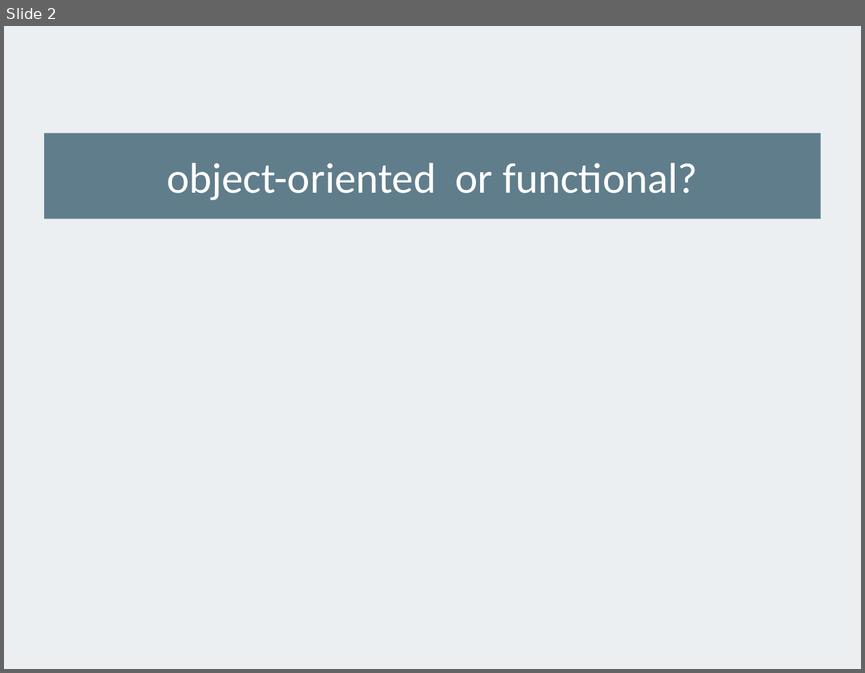
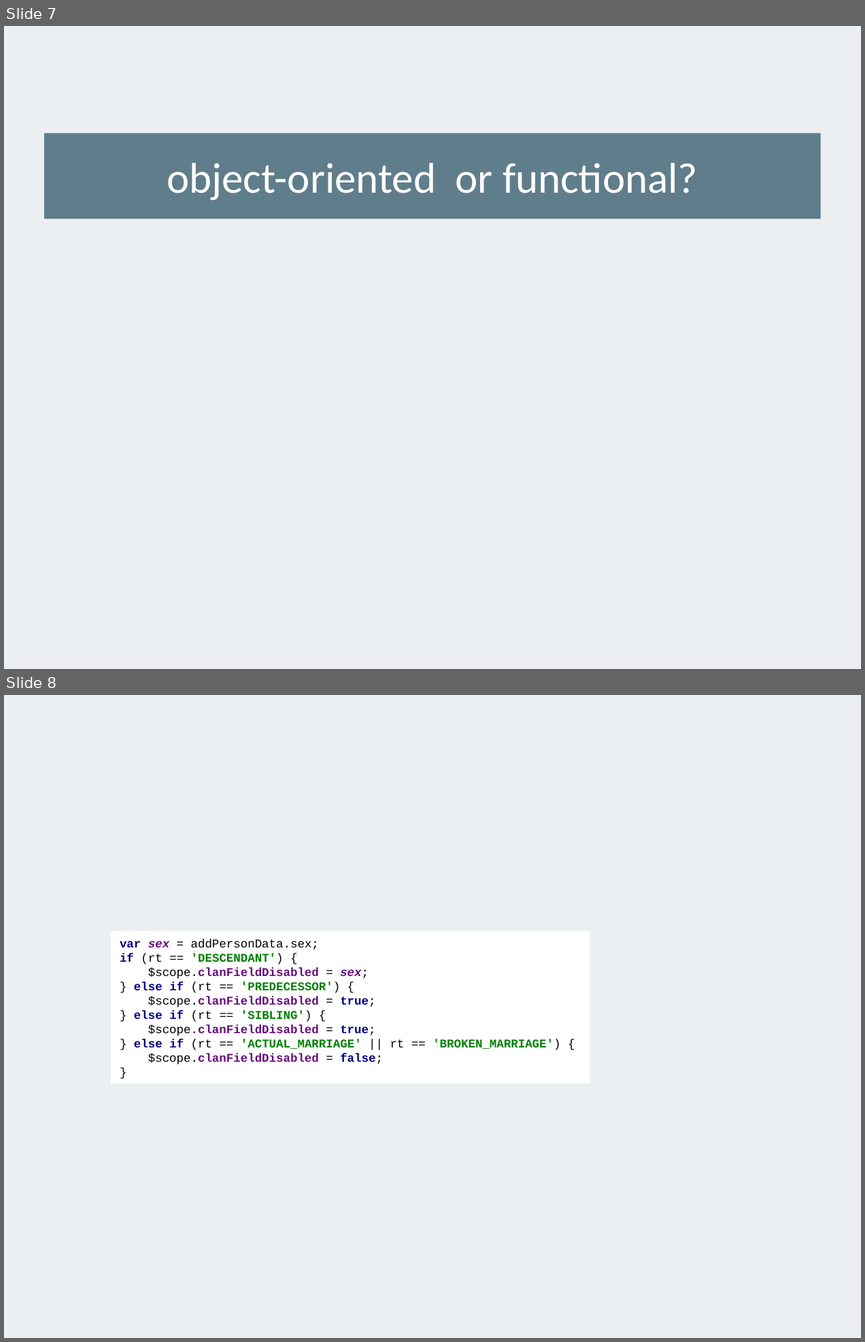
Before and after one commit to alexeymatveevp/angularjs-course, a slide deck: docs/00_jsbasics.pptx. Shown one above the other, each under a label of ours: slide 2 before the commit, slides 7 and 8 after it. The pictures are 865x673 and 865x1342 pixels, drawn with LibreOffice and Linux fonts; fonts in the diff are those of the drawing. Boxes give left, top, right and bottom in pixels: in the first picture for what was removed or moved away, otherwise in the second. Text is boxed around its words. In the diff, an @@ line names an element or a change of style, - is before the commit and + after.

```diff
--- a/docs/00_jsbasics.pptx
+++ b/docs/00_jsbasics.pptx
@@ slide 8 added at [4,695,861,1338], background #ECEFF1 @@
@@ rectangle added at [111,930,590,1083], fill #FFFFFF, 10 pt, text #000000, bold @@
+var sex = addPersonData.sex;
+if (rt == 'DESCENDANT') {
+$scope.clanFieldDisabled = sex;
+} else if (rt == 'PREDECESSOR') {
+$scope.clanFieldDisabled = true;
+} else if (rt == 'SIBLING') {
+$scope.clanFieldDisabled = true;
+} else if (rt == 'ACTUAL_MARRIAGE' || rt == 'BROKEN_MARRIAGE') {
+$scope.clanFieldDisabled = false;
+}
@@ what was slide 2 is now slide 7 @@
```
Also in this commit, not shown: 5 other slides added, 1 slide removed, 4 other files.
